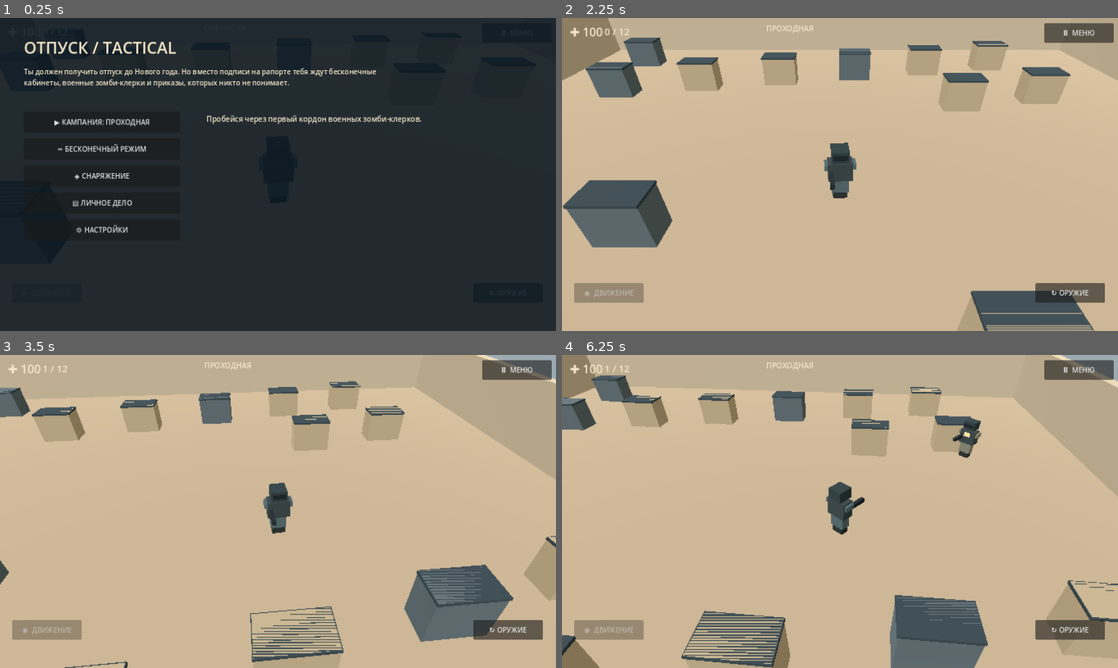
Above: before the commit, frames 1-4 (two rows, left to right).
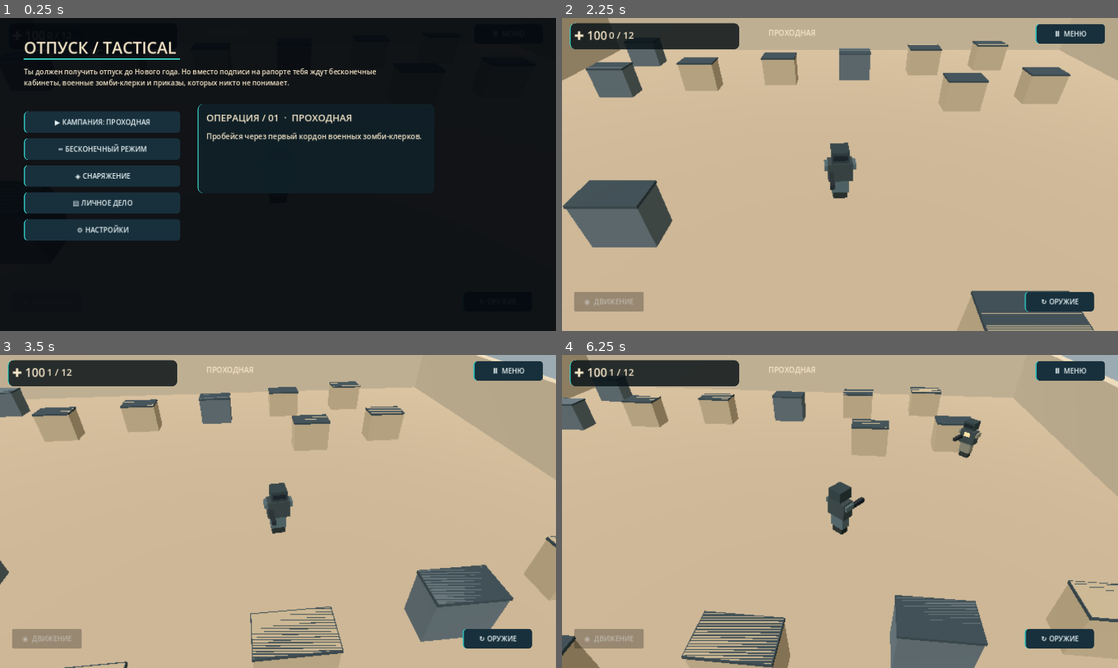
Above: after the commit, the same moments.

Repository: gemini13334-beep/---
Game: Godot game, scene res://scenes/main.tscn
Two runs of this game, one before a commit and one after it. Both use one fixed random seed, a clock stepped at 60 frames per second and the inputs below.
Inputs (mouse positions are in pixels of both pictures, inside the frame that each line leads up to):
- Up to frame 1 (0.25 s): no input
- Up to frame 2 (2.25 s): click "Ⅱ МЕНЮ" at 0.5 s; click "↻ ОРУЖИЕ" at 1.25 s; click "▶ КАМПАНИЯ: ПРОХОДНАЯ" at 2 s
- Up to frame 3 (3.5 s): tap Enter at 2.75 s; move the mouse to (400, 495) at 2.77 s; hold D from 2.78 s (still down); click (400, 495) at 2.92 s
- Up to frame 4 (6.25 s): release D at 3.5 s; drag from (728, 527) to (812, 574) at 3.52 s; move the mouse to (895, 442) at 4.27 s; hold D 4.28-5 s; click (895, 442) at 4.42 s; drag from (812, 574) to (673, 464) at 5.02 s; move the mouse to (1006, 558) at 5.77 s; hold A from 5.78 s (still down); click (1006, 558) at 5.92 s

The runs differ from the first frame. In frame 1, 75% of the frame differs, in the area x 0-100%, y 0-100%; in frame 2, 5.4%; in frame 3, 5.6%; in frame 4, 5.6%.

Commit message:
Polish mobile tactical main menu and HUD with dark teal theme and anchored controls

Diff:
--- a/godot/scripts/main.gd
+++ b/godot/scripts/main.gd
@@ -203,30 +203,51 @@
  hud.mouse_filter=Control.MOUSE_FILTER_IGNORE
  layer.add_child(hud)
  var bar:=HBoxContainer.new()
- bar.position=Vector2(18,12)
+ bar.position=Vector2(28,20)
+ var hud_strip:=_panel(Vector2(18,12),Vector2(390,60),Color(0.025,0.065,0.085,0.82))
+ hud.add_child(hud_strip)
+ hud.move_child(hud_strip,0)
  hud.add_child(bar)
  hp_label=_label("✚ 100",27)
  bar.add_child(hp_label)
  kills_label=_label("0 / %d"%_target(),22)
  bar.add_child(kills_label)
  status_label=_label("ОПЕРАЦИЯ",17)
- status_label.position=Vector2(470,12)
+ status_label.position=Vector2(475,22)
  hud.add_child(status_label)
  var pause:=_button("Ⅱ  МЕНЮ")
- pause.position=Vector2(1110,12)
+ pause.position=Vector2(1080,14)
+ pause.set_anchors_preset(Control.PRESET_TOP_RIGHT)
+ pause.position=Vector2(-190,14)
  pause.pressed.connect(_show_menu)
  hud.add_child(pause)
  var weapon:=_button("↻ ОРУЖИЕ")
- weapon.position=Vector2(1090,610)
+ weapon.set_anchors_preset(Control.PRESET_BOTTOM_RIGHT)
+ weapon.position=Vector2(-215,-90)
  weapon.pressed.connect(func(): weapon_index=(weapon_index+1)%WEAPONS.size();weapon.text="↻ "+str(WEAPONS[weapon_index]["name"]))
  hud.add_child(weapon)
  var stick:=_button("◉  ДВИЖЕНИЕ")
- stick.position=Vector2(28,610)
+ stick.set_anchors_preset(Control.PRESET_BOTTOM_LEFT)
+ stick.position=Vector2(28,-90)
  stick.disabled=true
  hud.add_child(stick)
  menu_layer=Control.new()
  menu_layer.set_anchors_and_offsets_preset(Control.PRESET_FULL_RECT)
  layer.add_child(menu_layer)
+
+func _panel(pos:Vector2,dimensions:Vector2,tint:Color)->Panel:
+ var p:=Panel.new()
+ p.position=pos
+ p.custom_minimum_size=dimensions
+ p.size=dimensions
+ p.mouse_filter=Control.MOUSE_FILTER_IGNORE
+ var style:=StyleBoxFlat.new()
+ style.bg_color=tint
+ style.set_corner_radius_all(12)
+ style.border_width_left=2
+ style.border_color=Color("#35d6cb")
+ p.add_theme_stylebox_override("panel",style)
+ return p
 
 func _label(value:String,size:int)->Label:
  var l:=Label.new()
@@ -240,6 +261,19 @@
  b.text=value
  b.custom_minimum_size=Vector2(160,45)
  b.add_theme_font_size_override("font_size",16)
+ b.add_theme_color_override("font_color",Color("#e8f3f5"))
+ b.add_theme_color_override("font_hover_color",Color("#ffffff"))
+ var normal:=StyleBoxFlat.new()
+ normal.bg_color=Color("#18303c")
+ normal.set_corner_radius_all(8)
+ normal.border_width_left=3
+ normal.border_color=Color("#2ebcb8")
+ b.add_theme_stylebox_override("normal",normal)
+ var hover:=normal.duplicate()
+ hover.bg_color=Color("#255363")
+ b.add_theme_stylebox_override("hover",hover)
+ b.add_theme_stylebox_override("pressed",hover)
+ b.add_theme_stylebox_override("focus",StyleBoxEmpty.new())
  return b
 
 func _clear_menu()->void:
@@ -250,9 +284,14 @@
  playing=false
  _clear_menu()
  var shade:=ColorRect.new()
- shade.color=Color(0.04,0.09,0.13,0.88)
+ shade.color=Color(0.018,0.035,0.055,0.94)
  shade.set_anchors_and_offsets_preset(Control.PRESET_FULL_RECT)
  menu_layer.add_child(shade)
+ var accent:=ColorRect.new()
+ accent.color=Color("#36d4c6")
+ accent.position=Vector2(55,93)
+ accent.size=Vector2(360,3)
+ menu_layer.add_child(accent)
  var title:=_label("ОТПУСК / TACTICAL",37)
  title.position=Vector2(55,42)
  menu_layer.add_child(title)
@@ -273,8 +312,13 @@
    2: b.pressed.connect(_show_loadout)
    3: b.pressed.connect(_show_file)
    4: b.pressed.connect(_show_settings)
+ var mission_panel:=_panel(Vector2(455,198),Vector2(545,205),Color(0.065,0.13,0.16,0.88))
+ menu_layer.add_child(mission_panel)
+ var mission_title:=_label("ОПЕРАЦИЯ / %02d  ·  %s"%[stage+1,str(Story.mission(stage)["name"])],22)
+ mission_title.position=Vector2(475,214)
+ menu_layer.add_child(mission_title)
  var briefing:=_label(str(Story.mission(stage)["brief"]),17)
- briefing.position=Vector2(475,220)
+ briefing.position=Vector2(475,260)
  briefing.custom_minimum_size=Vector2(500,100)
  briefing.autowrap_mode=TextServer.AUTOWRAP_WORD_SMART
  menu_layer.add_child(briefing)
